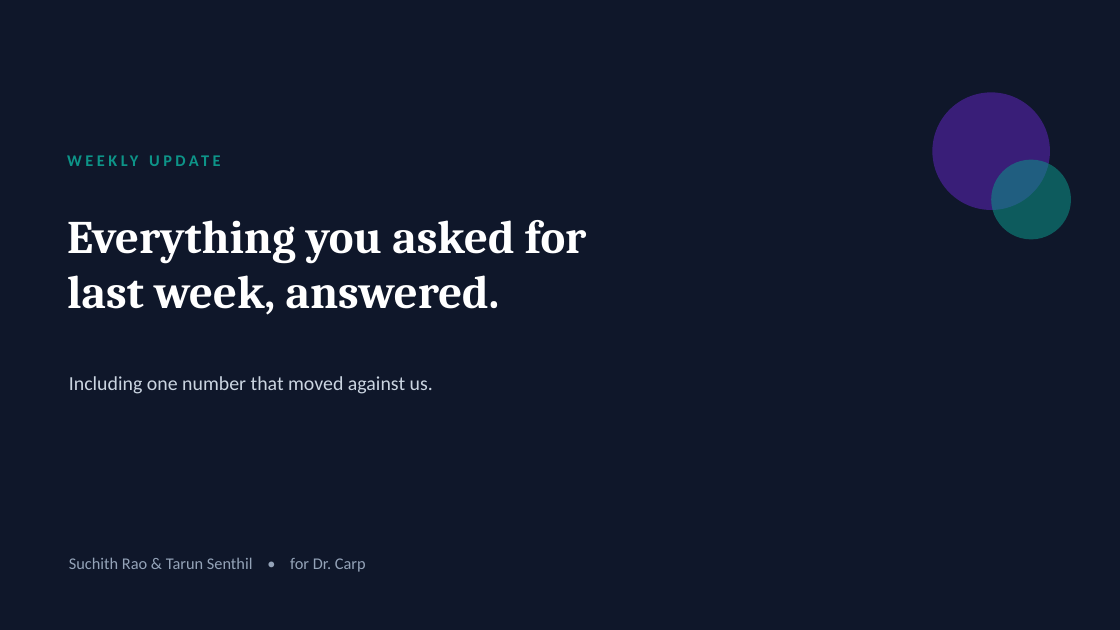
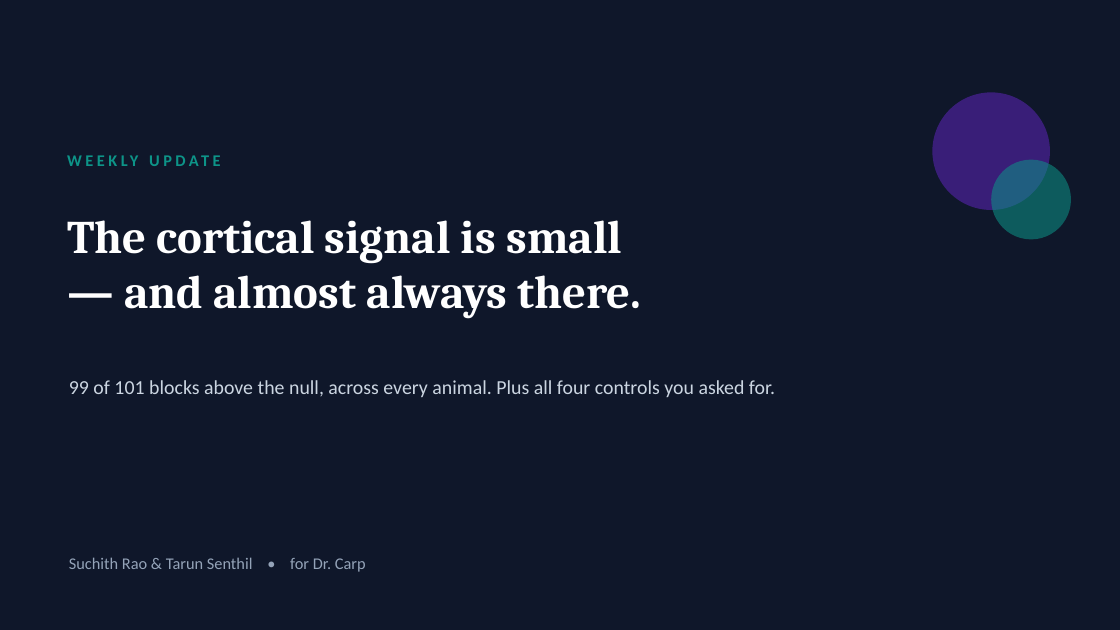
Before and after one commit to switchrao777/hroc-ncan, a slide deck: slide 1 of slides/HROC_Weekly_Update.pptx. Drawn at 1120x630 pixels with LibreOffice and Linux fonts; fonts in the diff are those of the drawing. Boxes give left, top, right and bottom in pixels: in the first picture for what was removed or moved away, otherwise in the second. Text is boxed around its words. In the diff, an @@ line names an element or a change of style, - is before the commit and + after.

```diff
--- a/slides/HROC_Weekly_Update.pptx
+++ b/slides/HROC_Weekly_Update.pptx
@@ text at [67, 220, 642, 318]: text changed @@
-Everything you asked for
-last week, answered.
+The cortical signal is small
+— and almost always there.
@@ text at [69, 380, 775, 397]: text changed @@
-Including one number that moved against us.
+99 of 101 blocks above the null, across every animal. Plus all four controls you asked for.
```
Also in this commit, not shown: 2 other slides changed, 1 slide added, 5 other files.
